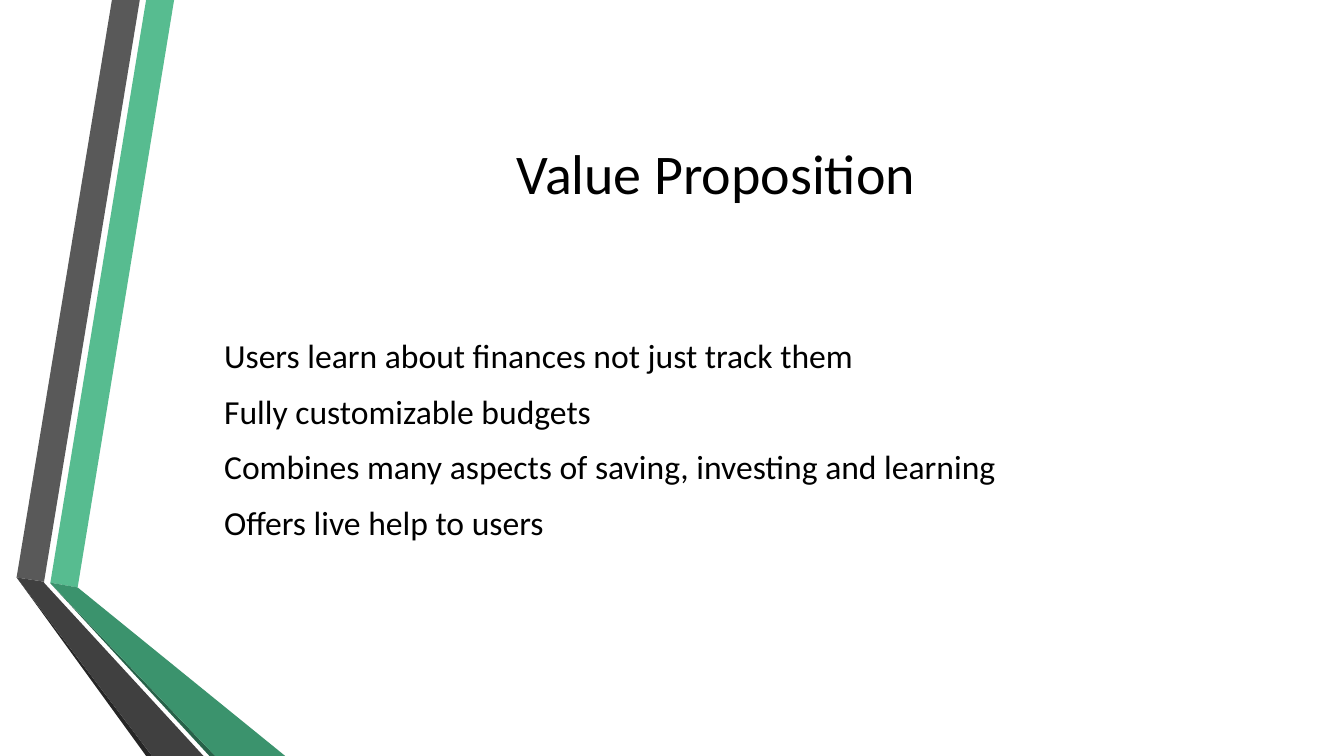
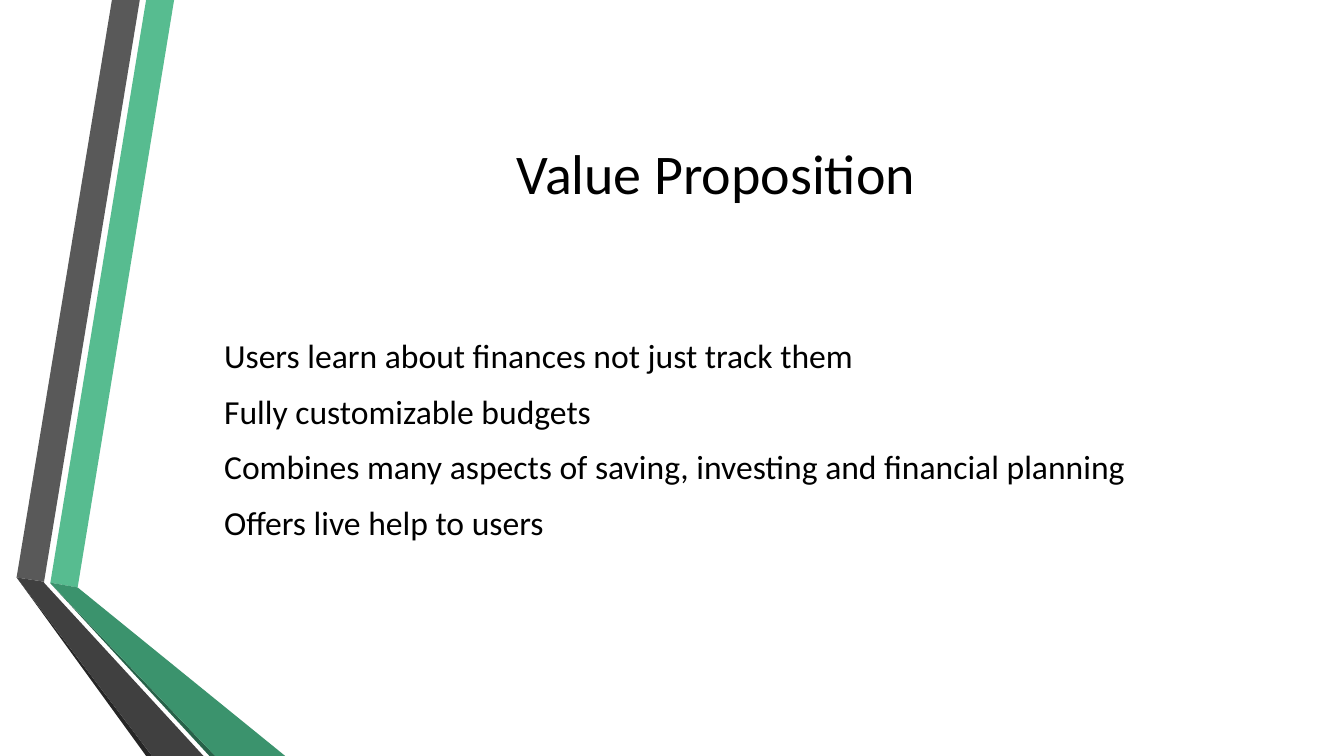
Before and after one commit to cjalexander94/DisruptHarlem03, a slide deck: slide 5 of clifton_alexander/individual_project/project/finesse_business/Finesse Pitch Deck.pptx. Drawn at 1344x756 pixels with LibreOffice and Linux fonts; fonts in the diff are those of the drawing; background and template pictures are left out. Boxes give left, top, right and bottom in pixels: in the first picture for what was removed or moved away, otherwise in the second. Text is boxed around its words. In the diff, an @@ line names an element or a change of style, - is before the commit and + after.

```diff
--- a/clifton_alexander/individual_project/project/finesse_business/Finesse Pitch Deck.pptx
+++ b/clifton_alexander/individual_project/project/finesse_business/Finesse Pitch Deck.pptx
@@ text at [224, 455, 1125, 485]: text changed @@
-Combines many aspects of saving, investing and learning
+Combines many aspects of saving, investing and financial planning
```
Also in this commit, not shown: 5 other slides changed, 1 slide added, 1 slide removed, 3 other files.
